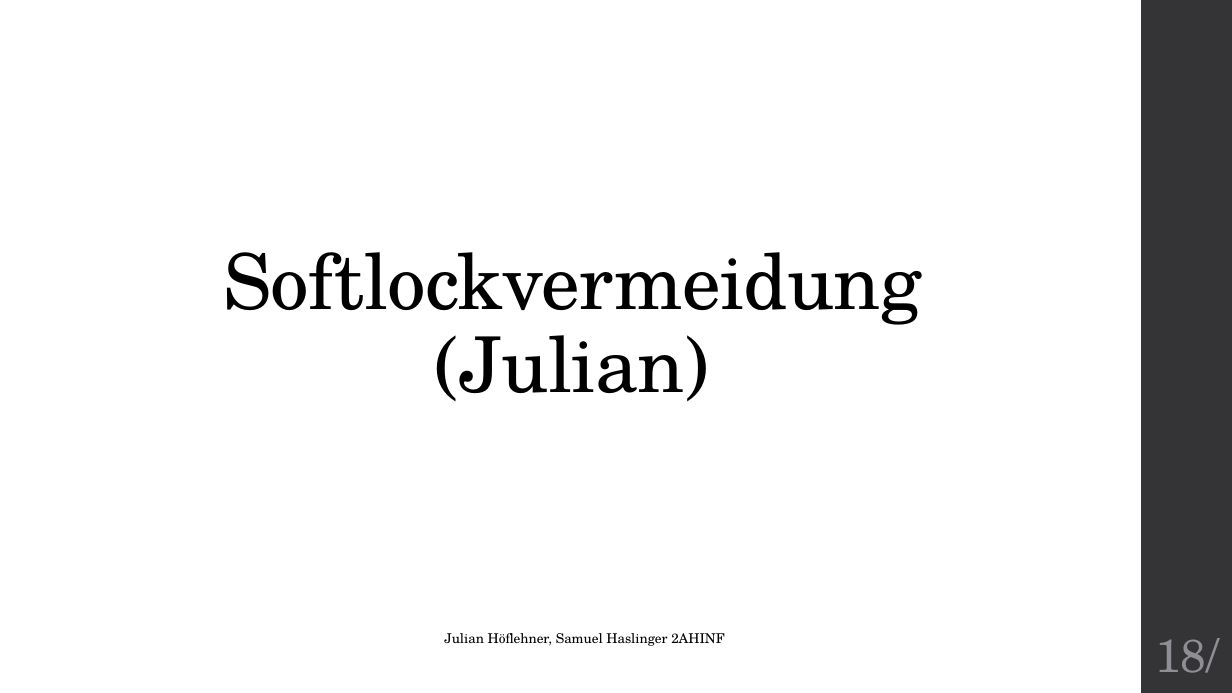
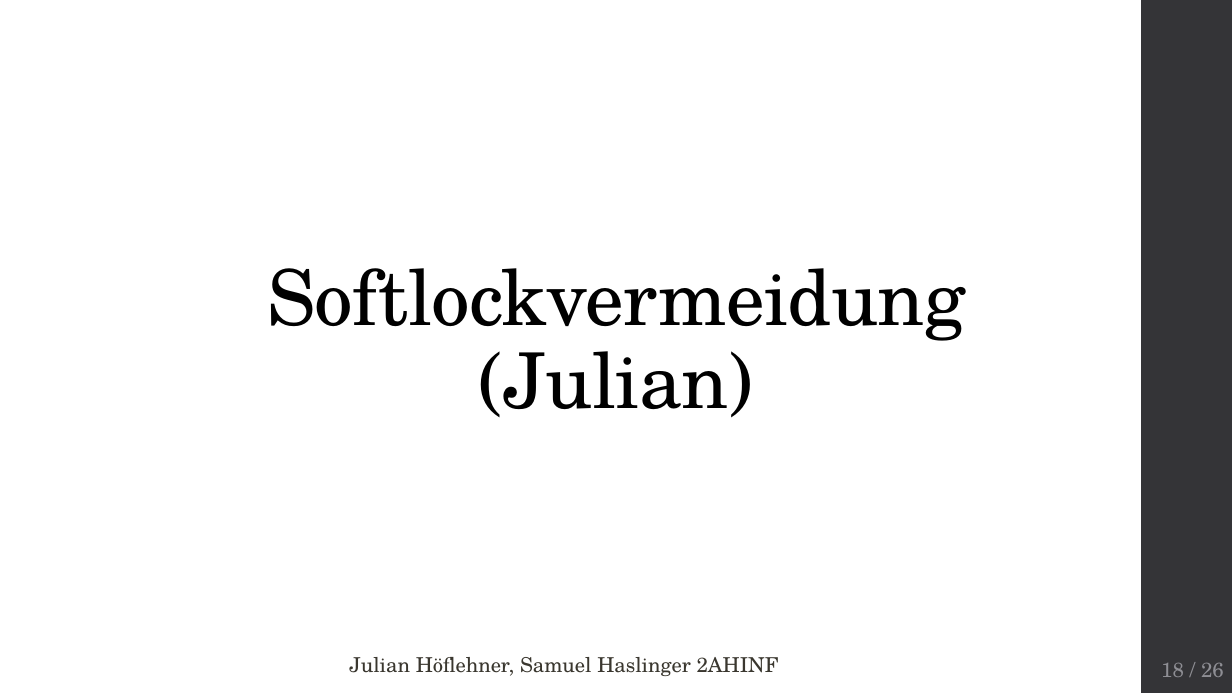
Before and after one commit to Wutze0/Mensch_Aergere_Dich_Nicht, a slide deck: slide 18 of MenschAergereDichNicht.pptx. Drawn at 1232x693 pixels with LibreOffice and Linux fonts; fonts in the diff are those of the drawing. Boxes give left, top, right and bottom in pixels: in the first picture for what was removed or moved away, otherwise in the second. Text is boxed around its words. In the diff, an @@ line names an element or a change of style, - is before the commit and + after.

```diff
--- a/MenschAergereDichNicht.pptx
+++ b/MenschAergereDichNicht.pptx
@@ title "Softlockvermeidung (Julian)": place and size @@
-title "Softlockvermeidung (Julian)" at box(223, 252, 921, 401)
+title "Softlockvermeidung (Julian)" at box(267, 268, 965, 417)
@@ text "Julian Höflehner, Samuel Haslinger 2AHINF": place and size @@
-text "Julian Höflehner, Samuel Haslinger 2AHINF" at box(444, 633, 725, 646)
+text "Julian Höflehner, Samuel Haslinger 2AHINF" at box(349, 657, 779, 676)
@@ text "Julian Höflehner, Samuel Haslinger 2AHINF" at box(349, 657, 779, 676): size 10.5 to 16 pt, text colour #000000 to #3A372F @@
@@ page number removed at box(1155, 638, 1219, 673) @@
-18/
@@ page number added at box(1161, 663, 1224, 677), 16 pt, text #8E8E94 @@
+18 / 26
```
Also in this commit, not shown: 20 other slides changed, 5 slides added, 7 slides removed, 3 other files.
